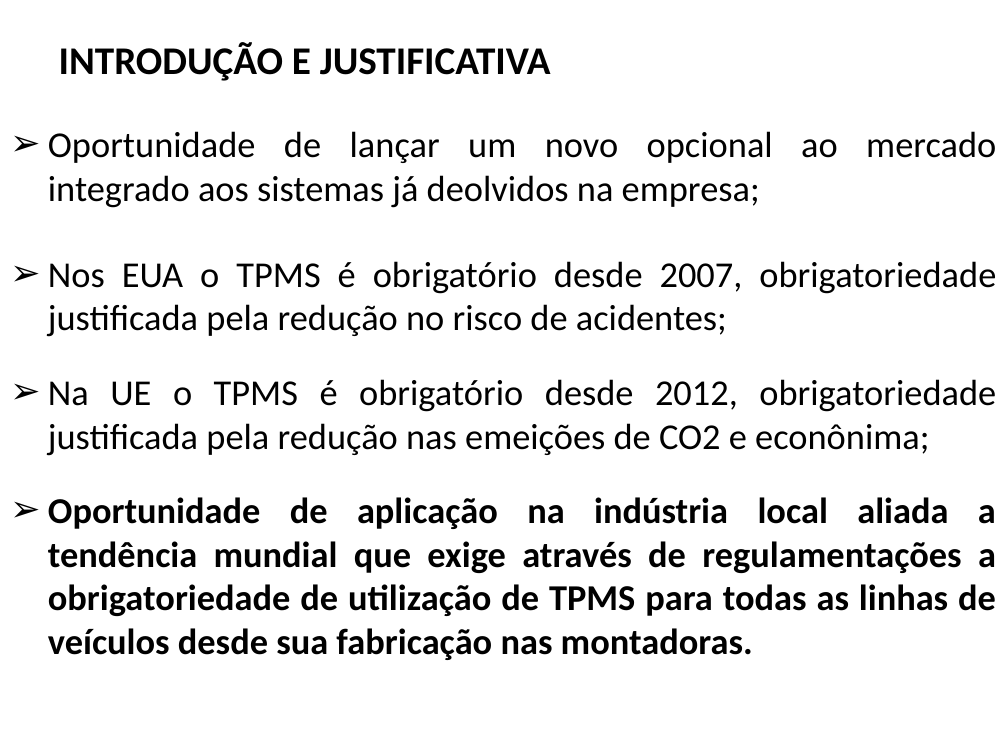
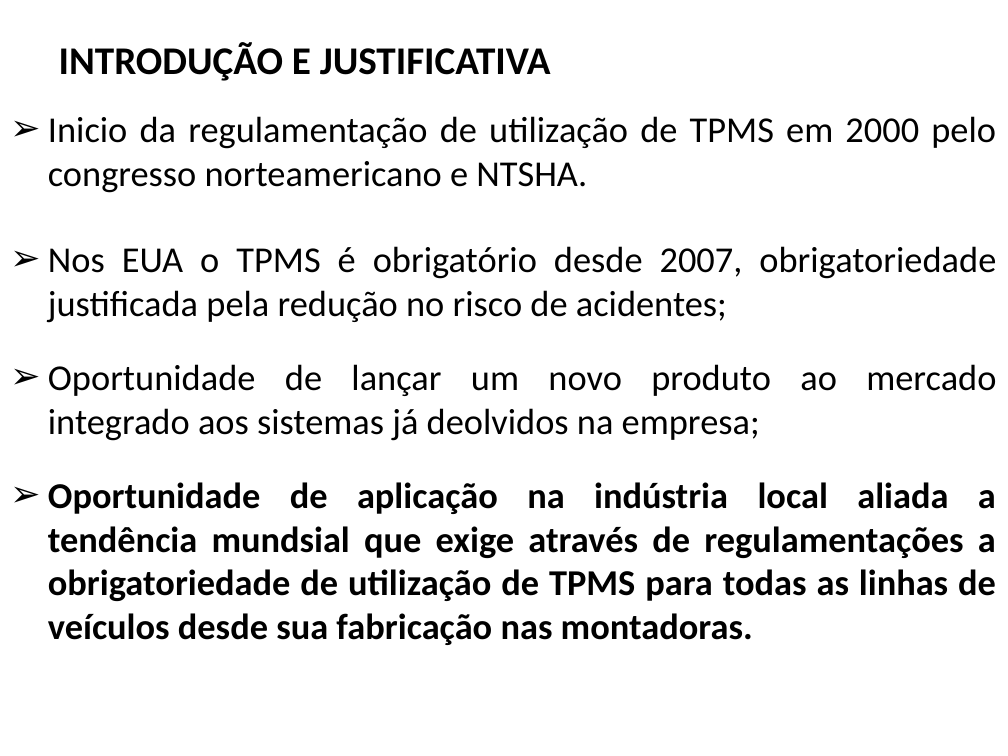
Before and after one commit to FabricioBalbinot/TCC_I, a slide deck: slide 3 of Apresentação TCC I.pptx. Drawn at 1008x756 pixels with LibreOffice and Linux fonts; fonts in the diff are those of the drawing; background and template pictures are left out. Boxes give left, top, right and bottom in pixels: in the first picture for what was removed or moved away, otherwise in the second. Text is boxed around its words. In the diff, an @@ line names an element or a change of style, - is before the commit and + after.

```diff
--- a/Apresentação TCC I.pptx
+++ b/Apresentação TCC I.pptx
@@ text "Inicio da regulamentação de utilização ...": place and size @@
-text "Inicio da regulamentação de utilização ..." at (48, 131, 996, 660)
+text "Inicio da regulamentação de utilização ..." at (48, 116, 996, 645)
@@ text at (48, 116, 996, 193): text changed @@
-➢ Oportunidade de lançar um novo opcional ao mercado integrado aos sistemas já deolvidos na empresa;
+➢ Inicio da regulamentação de utilização de TPMS em 2000 pelo congresso norteamericano e NTSHA.
@@ text at (48, 364, 996, 645): text changed @@
-➢ Na UE o TPMS é obrigatório desde 2012, obrigatoriedade justificada pela redução nas emeições de CO2 e econônima;
-➢ Oportunidade de aplicação na indústria local aliada a tendência mundial que exige através de regulamentações a obrigatoriedade de utilização de TPMS para todas as linhas de veículos desde sua fabricação nas montadoras.
+➢ Oportunidade de lançar um novo produto ao mercado integrado aos sistemas já deolvidos na empresa;
+➢ Oportunidade de aplicação na indústria local aliada a tendência mundsial que exige através de regulamentações a obrigatoriedade de utilização de TPMS para todas as linhas de veículos desde sua fabricação nas montadoras.
```
Also in this commit, not shown: 8 other slides changed, 2 slides added, 5 slides removed, 10 other files.
